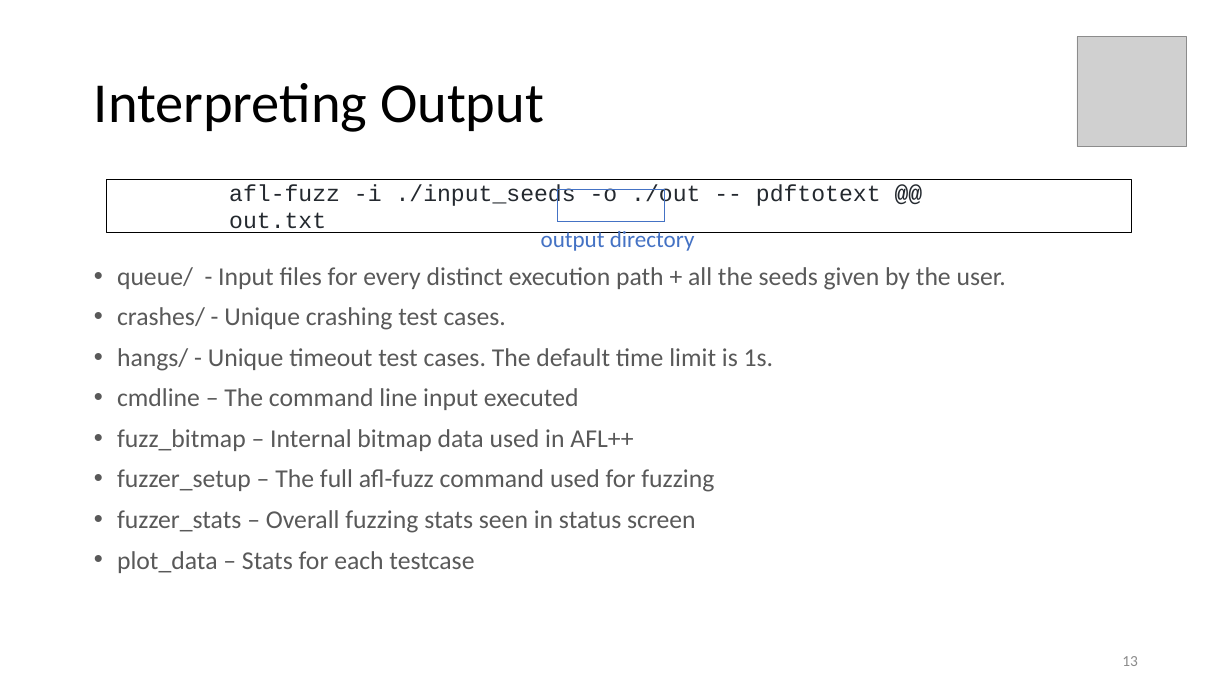
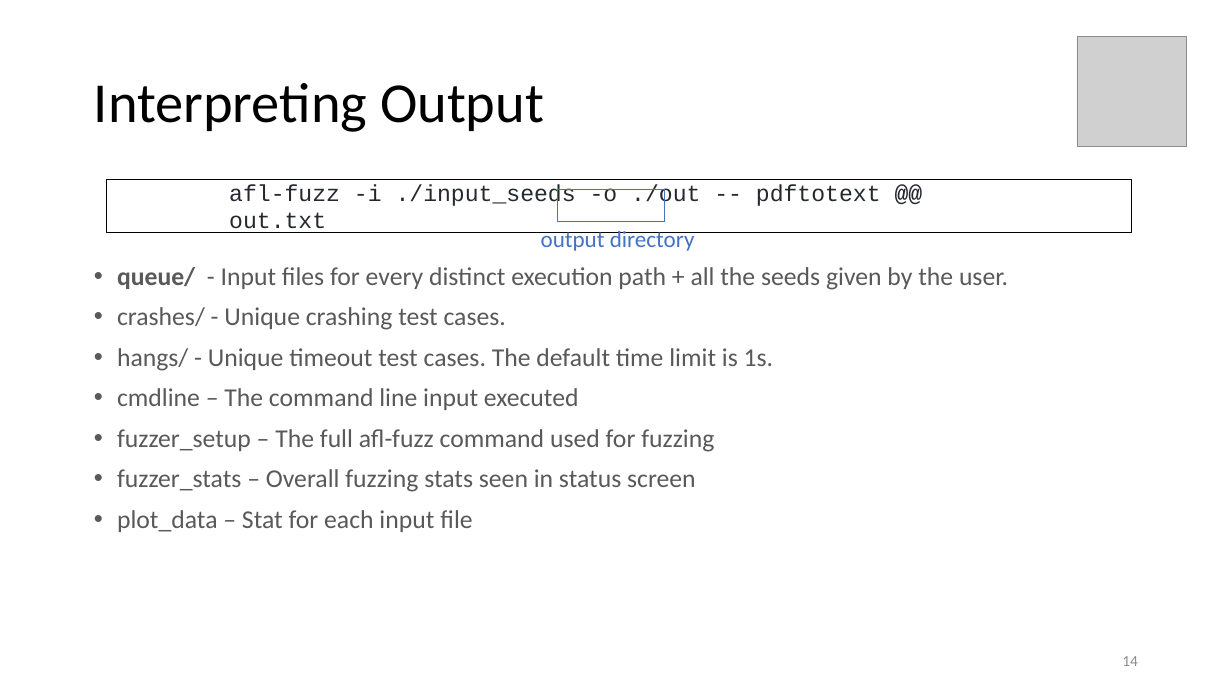
Before and after one commit to swtv-kaist/cs458-spring23, a slide deck: slide 14 of 3-fuzz-concolic/lec42-fuzzing_with_afl++-v3.pptx (slide 13 before the commit). Drawn at 1232x693 pixels with LibreOffice and Linux fonts; fonts in the diff are those of the drawing; grey boxes stand for pictures. Boxes give left, top, right and bottom in pixels: in the first picture for what was removed or moved away, otherwise in the second. Text is boxed around its words. In the diff, an @@ line names an element or a change of style, - is before the commit and + after.

```diff
--- a/3-fuzz-concolic/lec42-fuzzing_with_afl++-v3.pptx
+++ b/3-fuzz-concolic/lec42-fuzzing_with_afl++-v3.pptx
@@ text at [117,267,1008,290]: bold on in "queue/" @@
@@ text at [117,429,633,451]: paragraph removed @@
-• fuzz_bitmap – Internal bitmap data used in AFL++
@@ text at [117,510,472,532]: text changed @@
-• plot_data – Stats for each testcase
+• plot_data – Stat for each input file
@@ page number at [1122,656,1138,666]: text changed @@
-13
+14
```
Also in this commit, not shown: 6 other slides changed, 1 slide added, 4 other files.
